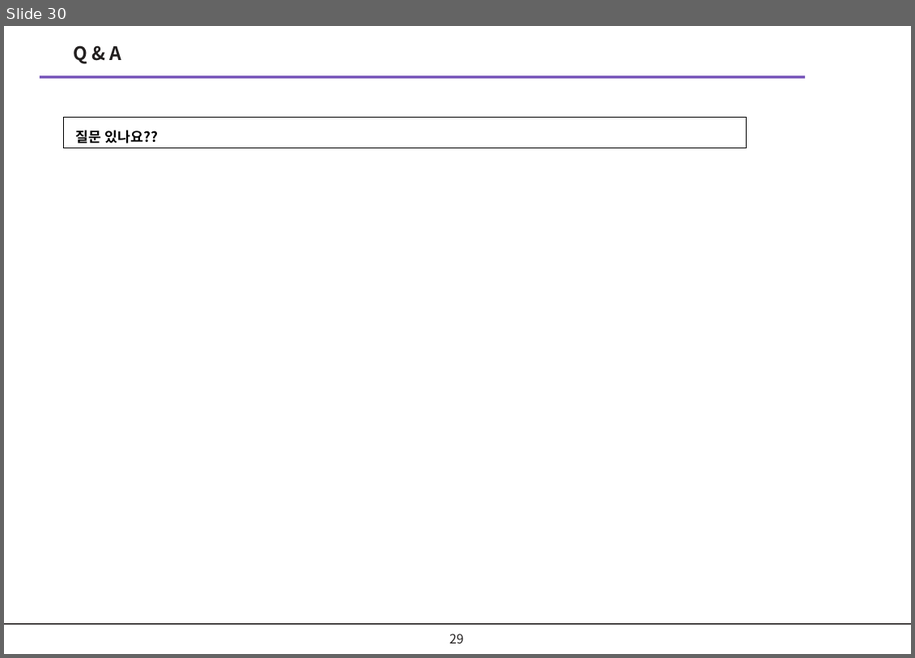
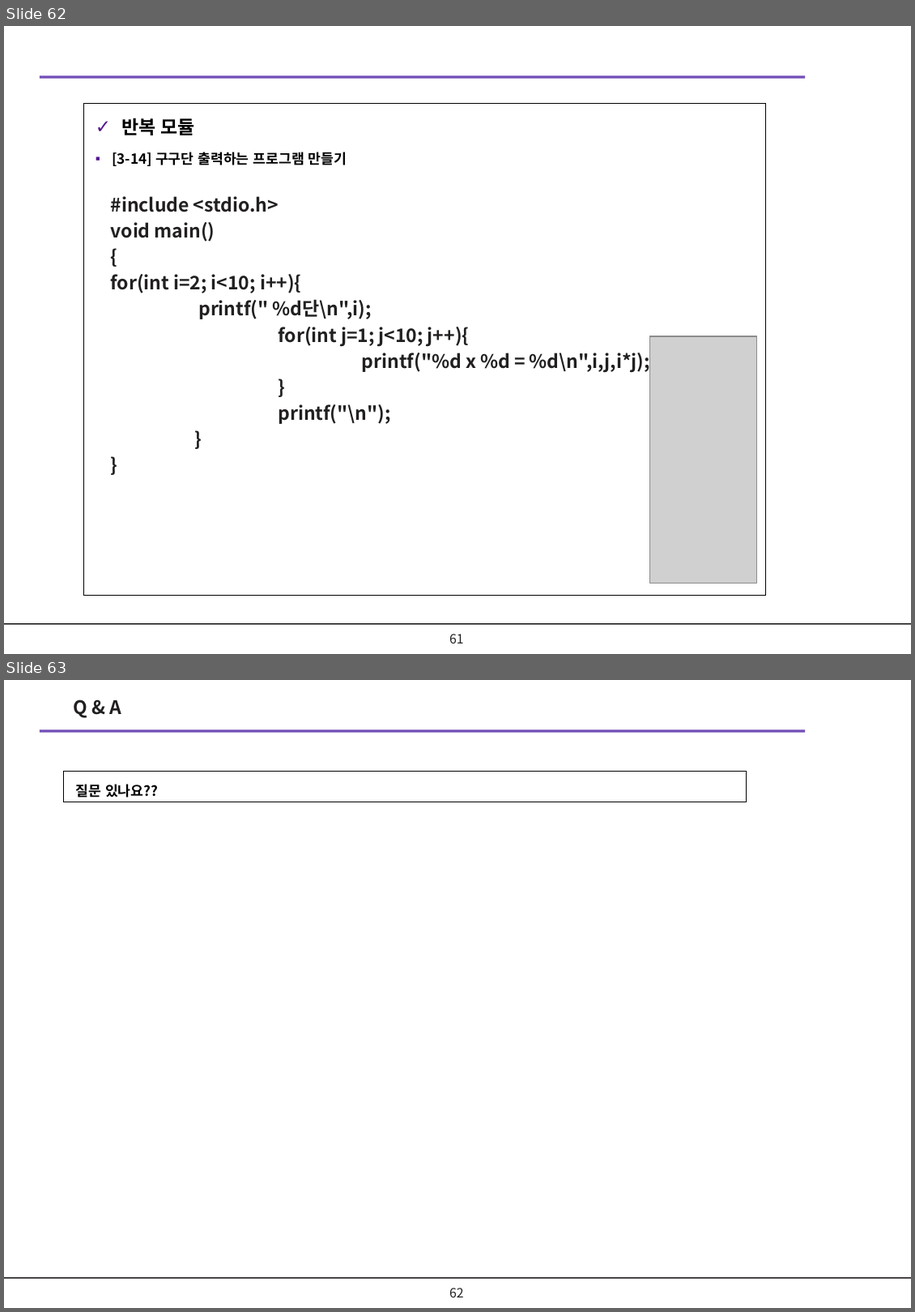
Before and after one commit to kimyudoo/KOPO_PBL_CODING, a slide deck: ppt/문제해결을위한_소프트웨어코딩_PBL_1_기본.pptx. Shown one above the other, each under a label of ours: slide 30 before the commit, slides 62 and 63 after it. The pictures are 915x658 and 915x1312 pixels, drawn with LibreOffice and Linux fonts; fonts in the diff are those of the drawing; grey boxes stand for pictures; background and template pictures are left out. Boxes give left, top, right and bottom in pixels: in the first picture for what was removed or moved away, otherwise in the second. Text is boxed around its words. In the diff, an @@ line names an element or a change of style, - is before the commit and + after.

```diff
--- a/ppt/문제해결을위한_소프트웨어코딩_PBL_1_기본.pptx
+++ b/ppt/문제해결을위한_소프트웨어코딩_PBL_1_기본.pptx
@@ slide 62 added at (4,26,911,654), background #FFFFFF; not listed: 2 template elements that a slide beside it also shows @@
@@ rectangle added at (83,103,766,595), outline #000000 0.75 pt, 12 pt, text #000000, bold @@
+✓ 반복 모듈
+▪ [3-14] 구구단 출력하는 프로그램 만들기
@@ text added at (111,196,650,424), 16 pt, text #221F1F, bold @@
+#include <stdio.h>
+void main()
+{
+for(int i=2; i<10; i++){
+printf(" %d단\n",i);
+for(int j=1; j<10; j++){
+printf("%d x %d = %d\n",i,j,i*j);
+}
+printf("\n");
+}
+}
@@ picture added at (650,337,757,584) @@
@@ page number added at (450,634,464,643), 11 pt, text #221F1F @@
+61
@@ what was slide 30 is now slide 63 @@
@@ page number at (450,1288,464,1297): text changed @@
-29
+62
```
Also in this commit, not shown: 1 slide changed, 32 other slides added, 3 other files.
